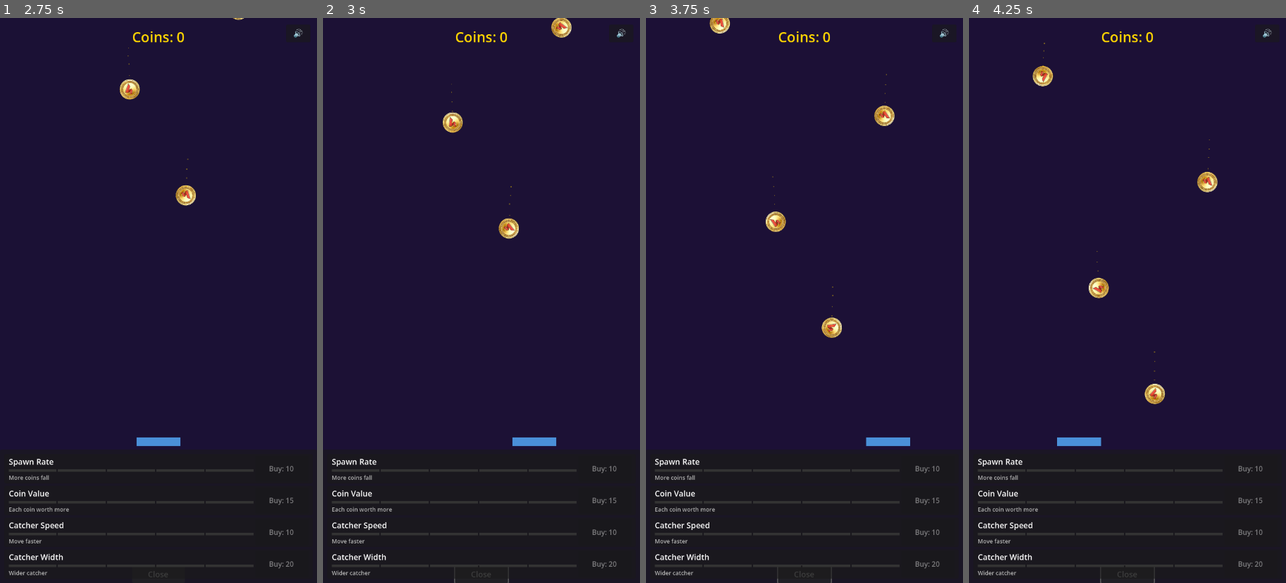
Above: before the commit, frames 1-4 (left to right).
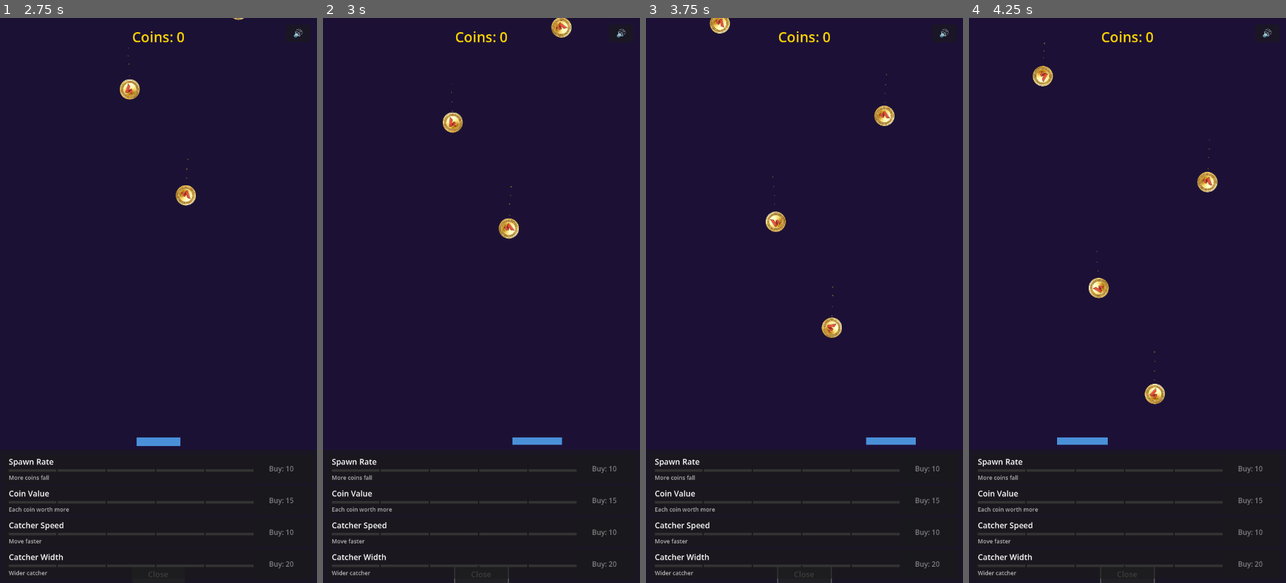
Above: after the commit, the same moments.

Repository: flexion/flexcoins
Game: Godot game, scene res://scenes/main.tscn
The game is run twice, just before and just after one commit, with the same random seed, the same clock (stepped at 60 frames per second) and the same inputs. Sound files missing from this copy of the repository are replaced by a short silence.
Inputs:
- Up to frame 1 (2.75 s): click "🔊" at 0.5 s; click "🔇" at 1.25 s; click "Shop" at 2 s
- Up to frame 2 (3 s): hold Right (move_right) from 2.78 s (still down)
- Up to frame 3 (3.75 s): release Right (move_right) at 3.53 s; hold Left (move_left) from 3.53 s (still down)
- Up to frame 4 (4.25 s): keep holding Left (move_left)

Frame 1 is identical in both runs. In frame 2, less than 0.1% of the frame differs, in the area x 59-76%, y 74-76%; in frame 3, less than 0.1%; in frame 4, less than 0.1%, in the area x 27-44%, y 74-76%.

Commit message:
Add squash & stretch to catcher
Catcher stretches horizontally when moving fast, and does a squash-bounce
when catching a coin, making it feel more physical and responsive.

Co-Authored-By: Claude Opus 4.6 <noreply@anthropic.com>

Diff:
--- a/scripts/catcher.gd
+++ b/scripts/catcher.gd
@@ -35,6 +35,11 @@
 		_trail_particles.emitting = speed_ratio > 0.3
 		_trail_particles.amount = int(lerpf(3.0, 12.0, speed_ratio))
 
+	# Horizontal stretch when moving fast
+	var stretch_x := lerpf(1.0, 1.15, speed_ratio)
+	var stretch_y := lerpf(1.0, 0.85, speed_ratio)
+	color_rect.scale = color_rect.scale.lerp(Vector2(stretch_x, stretch_y), 10.0 * delta)
+
 
 func _on_area_entered(area: Area2D) -> void:
 	if area.has_method("collect"):
@@ -43,6 +48,7 @@
 		GameManager.coin_collected.emit(value, pos)
 		_spawn_floating_text(pos, value)
 		_spawn_collect_burst(pos)
+		_squash_bounce()
 		bling_sound.play()
 		area.collect()
 
@@ -59,6 +65,13 @@
 	color_rect.offset_top = -10.0
 	color_rect.offset_bottom = 10.0
 	collision_shape.shape.size = Vector2(w, 20.0)
+
+
+func _squash_bounce() -> void:
+	var tween := create_tween()
+	tween.tween_property(color_rect, "scale", Vector2(1.2, 0.7), 0.06).set_ease(Tween.EASE_OUT)
+	tween.tween_property(color_rect, "scale", Vector2(0.95, 1.1), 0.08).set_ease(Tween.EASE_OUT)
+	tween.tween_property(color_rect, "scale", Vector2(1.0, 1.0), 0.1).set_ease(Tween.EASE_IN_OUT)
 
 
 func _spawn_floating_text(at_position: Vector2, value: int) -> void:
